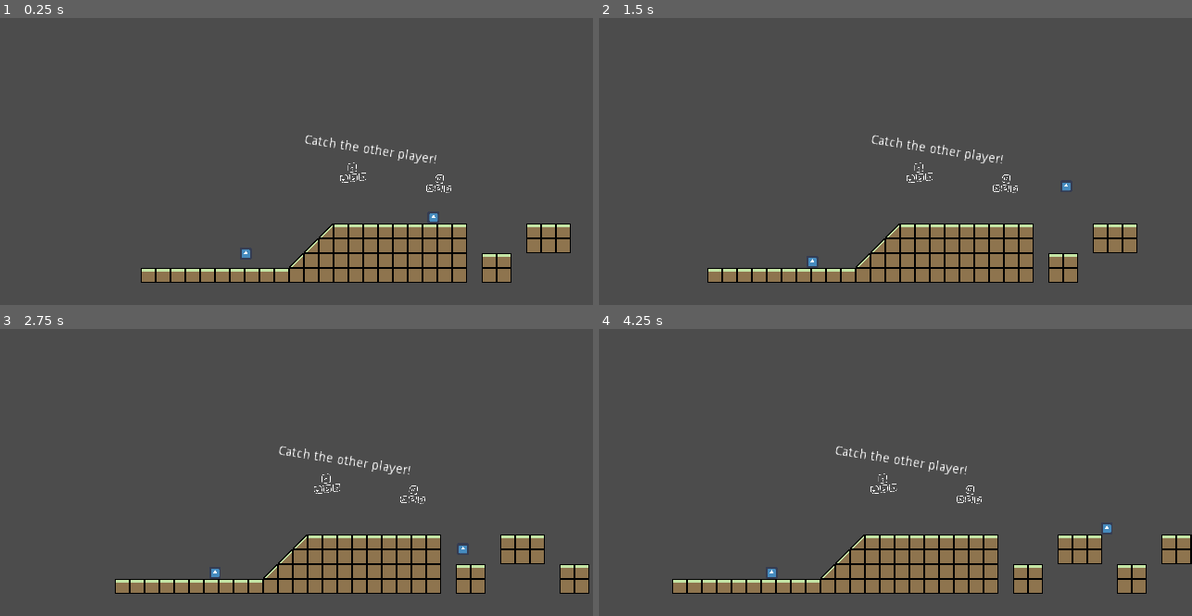
Above: before the commit, frames 1-4 (two rows, left to right).
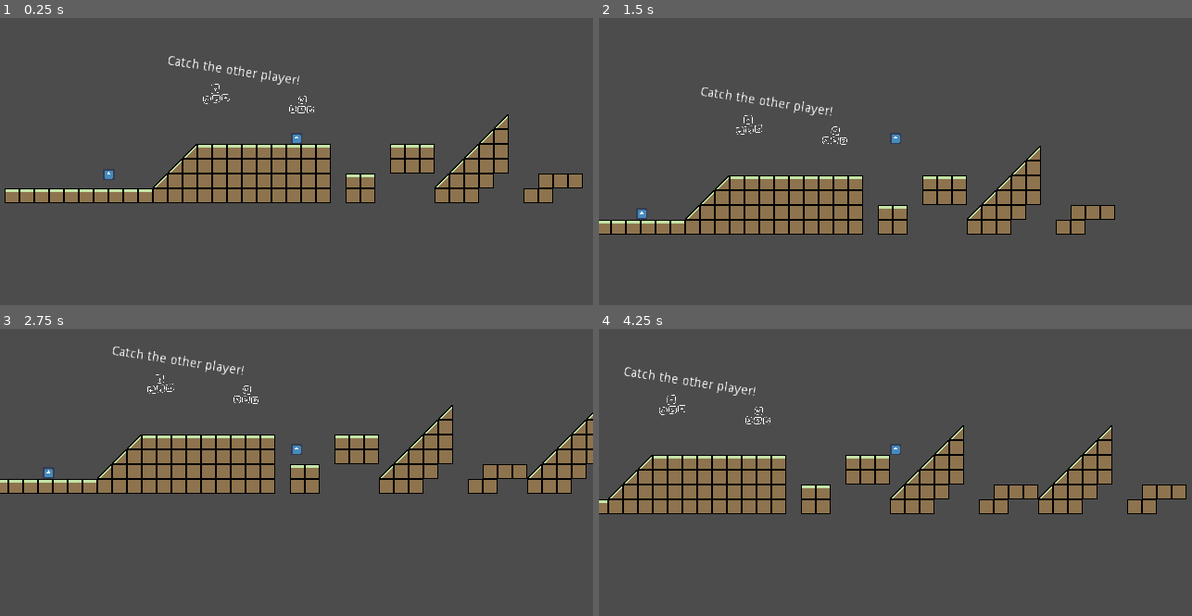
Above: after the commit, the same moments.

Repository: alteduard/TasjammGodot
Game: Godot game, scene res://Assets/Scenes/Game.tscn
Same seed, same stepped clock (60 frames per second), same inputs: the game is played once before the commit and once after it. The engine's default icon, where the game draws it, is replaced by a stand-in: a white triangle on a blue panel in a dark square.
Inputs:
- Up to frame 1 (0.25 s): no input
- Up to frame 2 (1.5 s): hold D (right1) from 0.53 s (still down); tap Left (left2) at 0.6 s; tap W (jump1) at 0.77 s; tap Right (right2) at 1.35 s
- Up to frame 3 (2.75 s): tap W (jump1) at 1.52 s; release D (right1) at 2.03 s; hold A (left1) from 2.03 s (still down); tap Left (left2) at 2.1 s
- Up to frame 4 (4.25 s): release A (left1) at 2.78 s; hold D (right1) from 2.78 s (still down); tap Right (right2) at 2.85 s; tap W (jump1) at 3.02, 3.77 s; tap Left (left2) at 3.6 s

The runs differ from the first frame. In frame 1, 20% of the frame differs, in the area x 0-99%, y 13-93%; in frame 2, 19%; in frame 3, 22%; in frame 4, 22%, in the area x 0-100%, y 13-93%.

Commit message:
Revert "cameracontroller"
This reverts commit 7f55216fe5bb2d73e47e766cad38a1b8961b6408.

Diff:
--- a/Assets/Scenes/Game.tscn
+++ b/Assets/Scenes/Game.tscn
@@ -1,12 +1,11 @@
-[gd_scene load_steps=9 format=2]
+[gd_scene load_steps=8 format=2]
 
 [ext_resource path="res://Assets/Tileset/NewTileSet.tres" type="TileSet" id=1]
 [ext_resource path="res://Assets/Objects/Player.tscn" type="PackedScene" id=2]
-[ext_resource path="res://Assets/Scripts/CameraController.gd" type="Script" id=3]
+[ext_resource path="res://Assets/Scripts/MapController.gd" type="Script" id=3]
 [ext_resource path="res://Assets/Scripts/arrows.png" type="Texture" id=4]
 [ext_resource path="res://Assets/Sprites/wasd.png" type="Texture" id=5]
 [ext_resource path="res://Assets/Objects/Player2Wins.gd" type="Script" id=6]
-[ext_resource path="res://Assets/Scripts/MapController.gd" type="Script" id=7]
 
 [sub_resource type="RectangleShape2D" id=1]
 extents = Vector2( 221.982, 1282.56 )
@@ -15,20 +14,6 @@
 __meta__ = {
 "_edit_lock_": true
 }
-
-[node name="CameraController" type="Node2D" parent="."]
-script = ExtResource( 3 )
-player1 = NodePath("../Player")
-player2 = NodePath("../Player2")
-
-[node name="Camera2D" type="Camera2D" parent="CameraController"]
-position = Vector2( -46.5526, -155.743 )
-scale = Vector2( 0.2, 0.2 )
-current = true
-zoom = Vector2( 2, 2 )
-
-[node name="MapController" type="Node2D" parent="CameraController"]
-script = ExtResource( 7 )
 
 [node name="TileMap" type="TileMap" parent="."]
 tile_set = ExtResource( 1 )
@@ -47,6 +32,11 @@
 jump_force = 120
 gravity = 200
 
+[node name="Camera2D" type="Camera2D" parent="Player"]
+current = true
+zoom = Vector2( 2, 2 )
+script = ExtResource( 3 )
+
 [node name="Player2" parent="." instance=ExtResource( 2 )]
 position = Vector2( -239.258, -38.0343 )
 scale = Vector2( 0.2, 0.2 )
@@ -61,9 +51,9 @@
 [node name="CollisionShape2D" type="CollisionShape2D" parent="Player2/Area2D"]
 shape = SubResource( 1 )
 
-[node name="Instructions" type="Node" parent="."]
+[node name="Node" type="Node" parent="."]
 
-[node name="RichTextLabel" type="RichTextLabel" parent="Instructions"]
+[node name="RichTextLabel" type="RichTextLabel" parent="Node"]
 margin_left = -175.0
 margin_top = -161.0
 margin_right = -23.0
@@ -75,13 +65,13 @@
 "_edit_use_anchors_": false
 }
 
-[node name="wasd" type="Sprite" parent="Instructions"]
+[node name="wasd" type="Sprite" parent="Node"]
 position = Vector2( -30.1681, -106.037 )
 rotation = 0.21515
 scale = Vector2( 0.1, 0.1 )
 texture = ExtResource( 5 )
 
-[node name="arrows" type="Sprite" parent="Instructions"]
+[node name="arrows" type="Sprite" parent="Node"]
 position = Vector2( -123.047, -117.908 )
 scale = Vector2( 0.1, 0.1 )
 texture = ExtResource( 4 )
--- a/Assets/Scripts/CameraController.gd
+++ /dev/null
@@ -1,18 +0,0 @@
-extends Node2D
-
-
-export(NodePath) var player1
-export(NodePath) var player2
-
-# Declare member variables here. Examples:
-# var a = 2
-# var b = "text"
-
-
-
-# Called every frame. 'delta' is the elapsed time since the previous frame.
-func _process(_delta):
-	var p1 = get_node(player1)
-	var p2 = get_node(player2)
-
-	global_position.x = p1.global_position.x + (p2.global_position.x - p1.global_position.x) * 0.5
--- a/Assets/Tileset/NewTileSet.tres
+++ b/Assets/Tileset/NewTileSet.tres
@@ -5,11 +5,11 @@
 [sub_resource type="ConvexPolygonShape2D" id=2]
 points = PoolVector2Array( 0, 0, 16, 0, 16, 16, 0, 16 )
 
-[sub_resource type="ConcavePolygonShape2D" id=3]
-segments = PoolVector2Array( 16, 0, 16, 16, 16, 16, 0, 16, 0, 16, 16, 0 )
+[sub_resource type="ConvexPolygonShape2D" id=3]
+points = PoolVector2Array( 0, 0, 16, 0, 16, 16, 0, 16 )
 
 [sub_resource type="ConcavePolygonShape2D" id=4]
-segments = PoolVector2Array( 0, 16, 0, 16, 0, 16, 0, 16, 0, 16, 0, 0, 0, 0, 16, 16, 16, 16, 0, 16, 0, 16, 0, 16 )
+segments = PoolVector2Array( 16, 0, 16, 16, 16, 16, 0, 16, 0, 16, 16, 0 )
 
 [sub_resource type="ConcavePolygonShape2D" id=5]
 segments = PoolVector2Array( 0, 16, 0, 16, 0, 16, 0, 16, 0, 16, 0, 0, 0, 0, 16, 16, 16, 16, 0, 16, 0, 16, 0, 16 )
